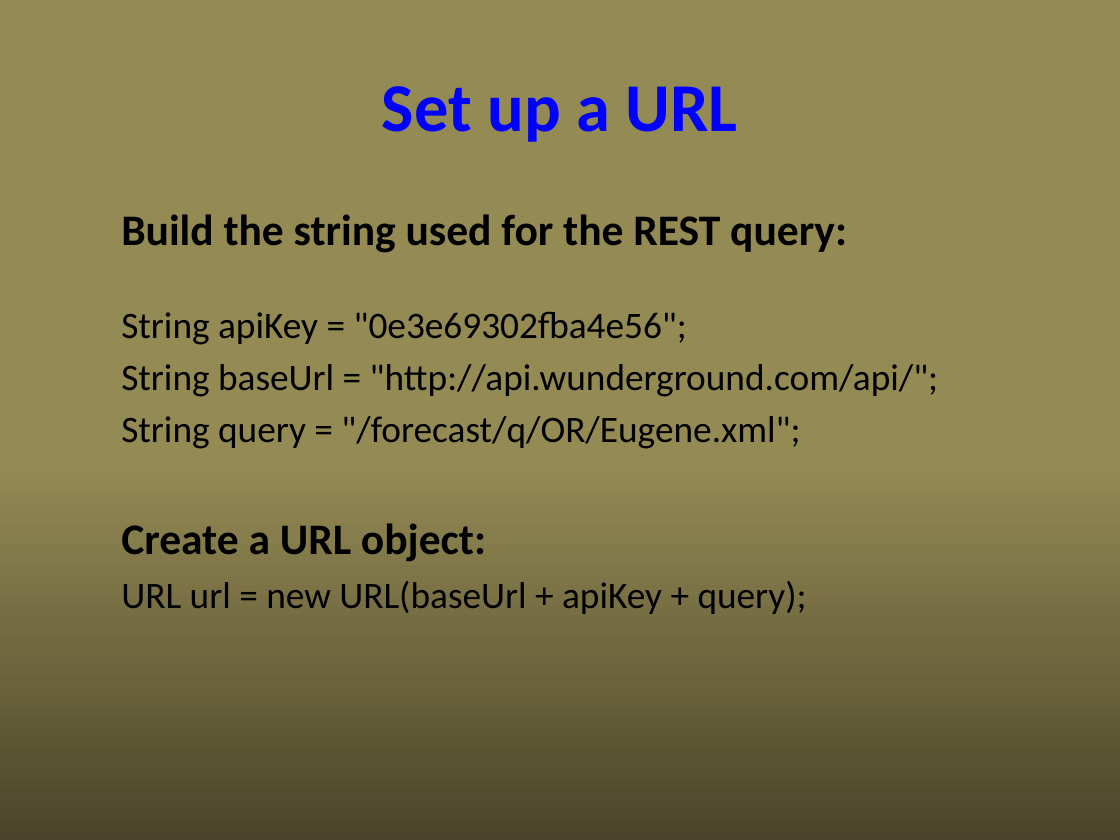
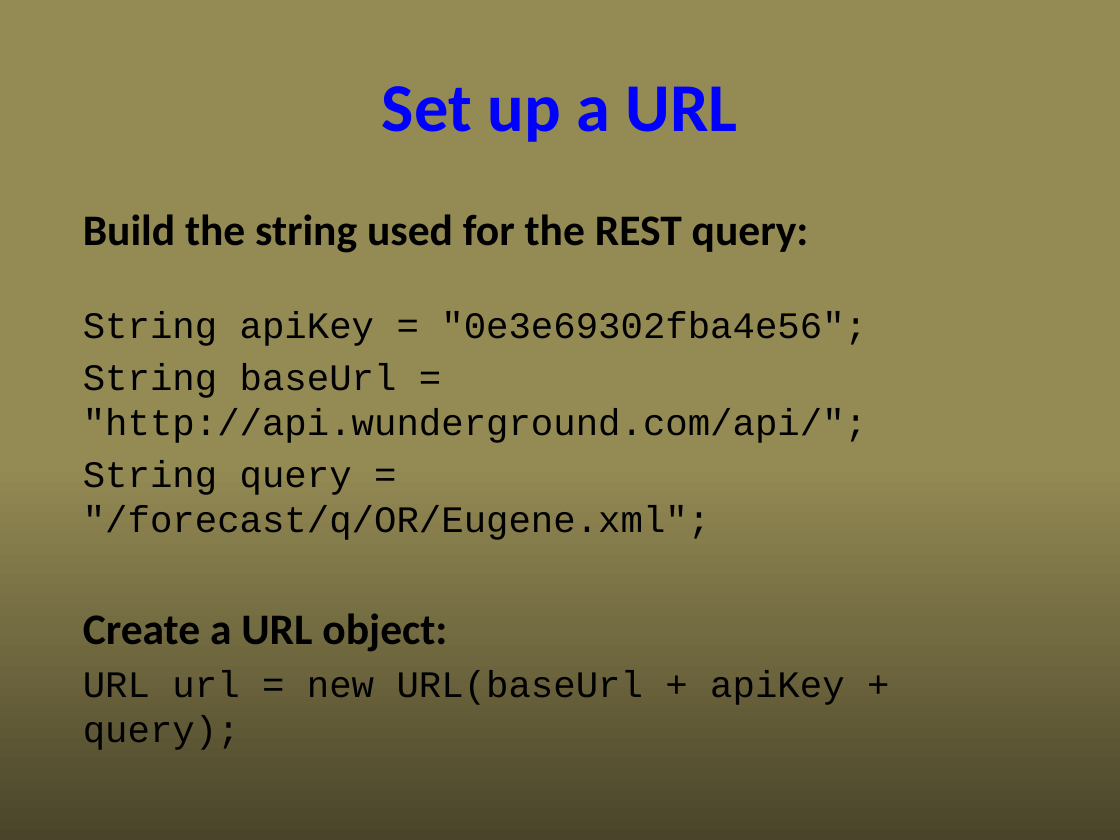
Before and after one commit to UO-CIS/CIS399Android-CourseMaterials, a slide deck: slide 15 of NotesAndSlides/CIS399Wk4Day1-WebServices+REST.pptx. Drawn at 1120x840 pixels with LibreOffice and Linux fonts; fonts in the diff are those of the drawing. Boxes give left, top, right and bottom in pixels: in the first picture for what was removed or moved away, otherwise in the second. Text is boxed around its words. In the diff, an @@ line names an element or a change of style, - is before the commit and + after.

Commit message:
Changed font for code example

```diff
--- a/NotesAndSlides/CIS399Wk4Day1-WebServices+REST.pptx
+++ b/NotesAndSlides/CIS399Wk4Day1-WebServices+REST.pptx
@@ text "Build the string used for ...": place and size @@
-text "Build the string used for ..." at (121, 214, 938, 614)
+text "Build the string used for ..." at (83, 214, 867, 750)
@@ text at (83, 311, 867, 750): font Calibri to Courier New in "String apiKey = "0e3e69302fba4e56";", "String baseUrl = "http://api.wunderground.com/api/";", "String query = "/forecast/q/OR/Eugene.xml";", "URL url = new URL(baseUrl + apiKey ..." @@
```
Also in this commit, not shown: 2 other slides changed.
